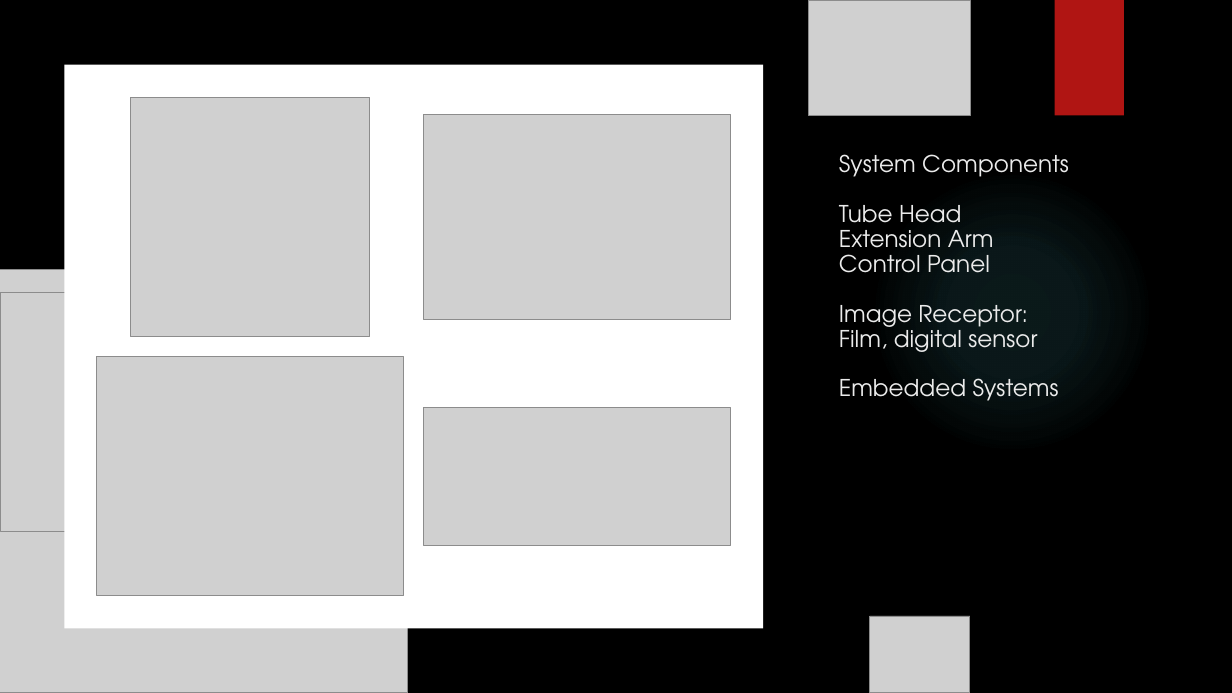
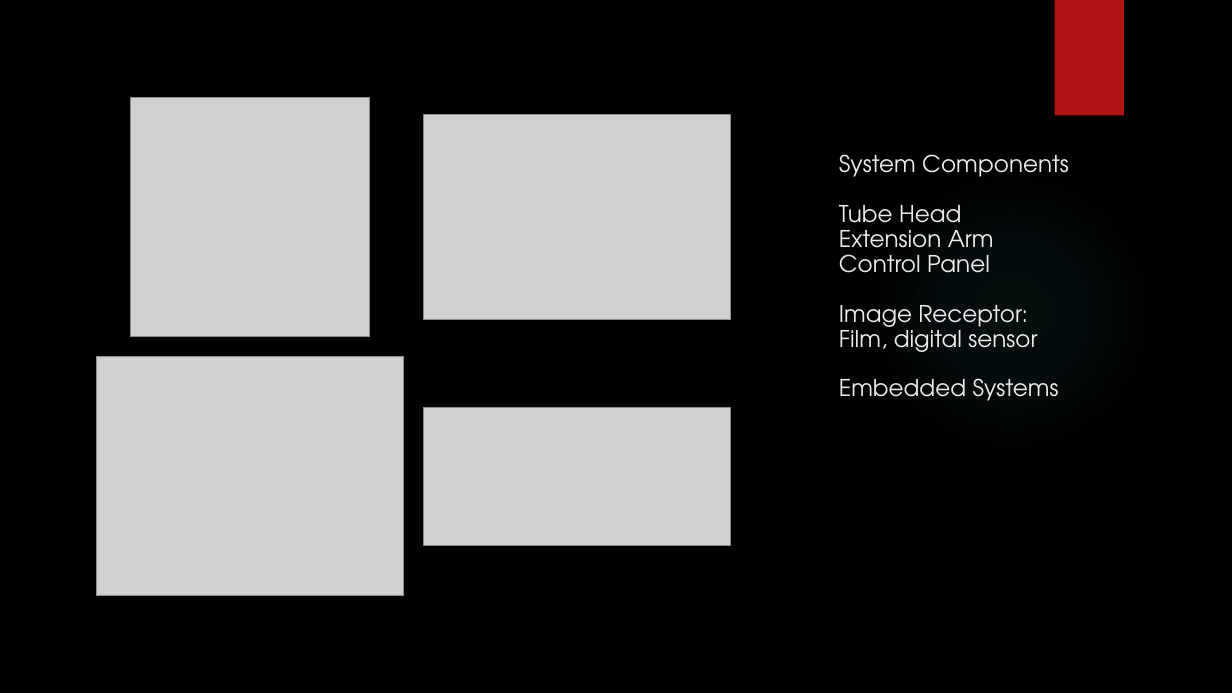
Before and after one commit to AwabEEE/dental-radiography, a slide deck: slide 6 of Awab BMD V2.pptx. Drawn at 1232x693 pixels with LibreOffice and Linux fonts; fonts in the diff are those of the drawing; grey boxes stand for pictures; background and template pictures are left out. Boxes give left, top, right and bottom in pixels: in the first picture for what was removed or moved away, otherwise in the second. Text is boxed around its words. In the diff, an @@ line names an element or a change of style, - is before the commit and + after.

```diff
--- a/Awab BMD V2.pptx
+++ b/Awab BMD V2.pptx
@@ picture removed at [809, 0, 970, 116] @@
@@ rectangle removed at [65, 65, 763, 628] @@
@@ picture removed at [0, 270, 408, 693] @@
@@ picture removed at [0, 292, 153, 531] @@
@@ picture removed at [870, 616, 970, 693] @@
```
Also in this commit, not shown: 5 other slides changed, 2 slides added.
